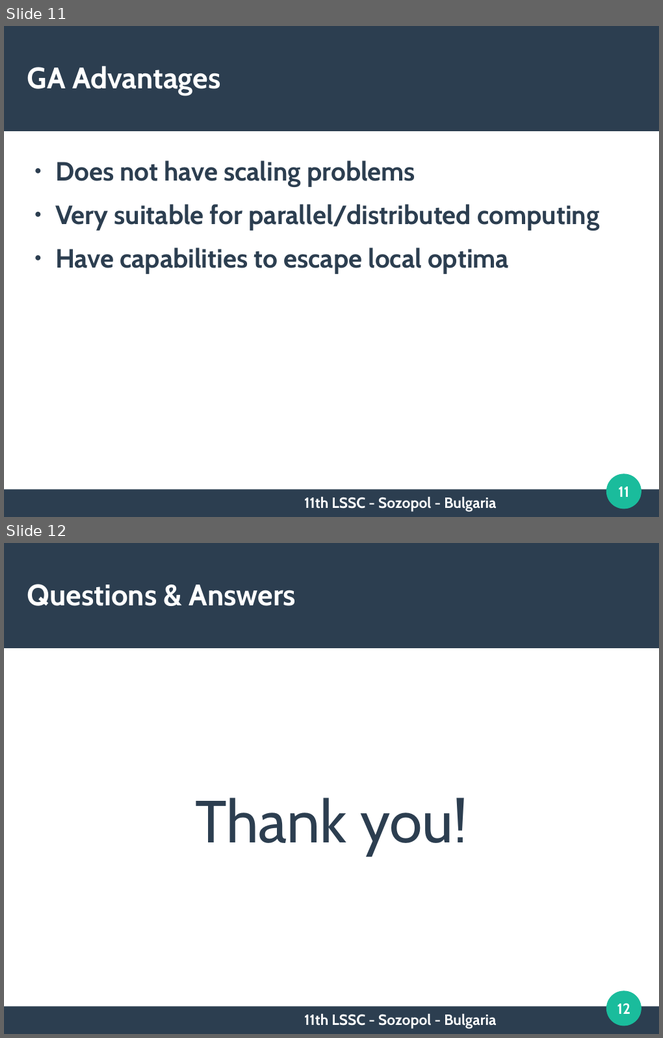
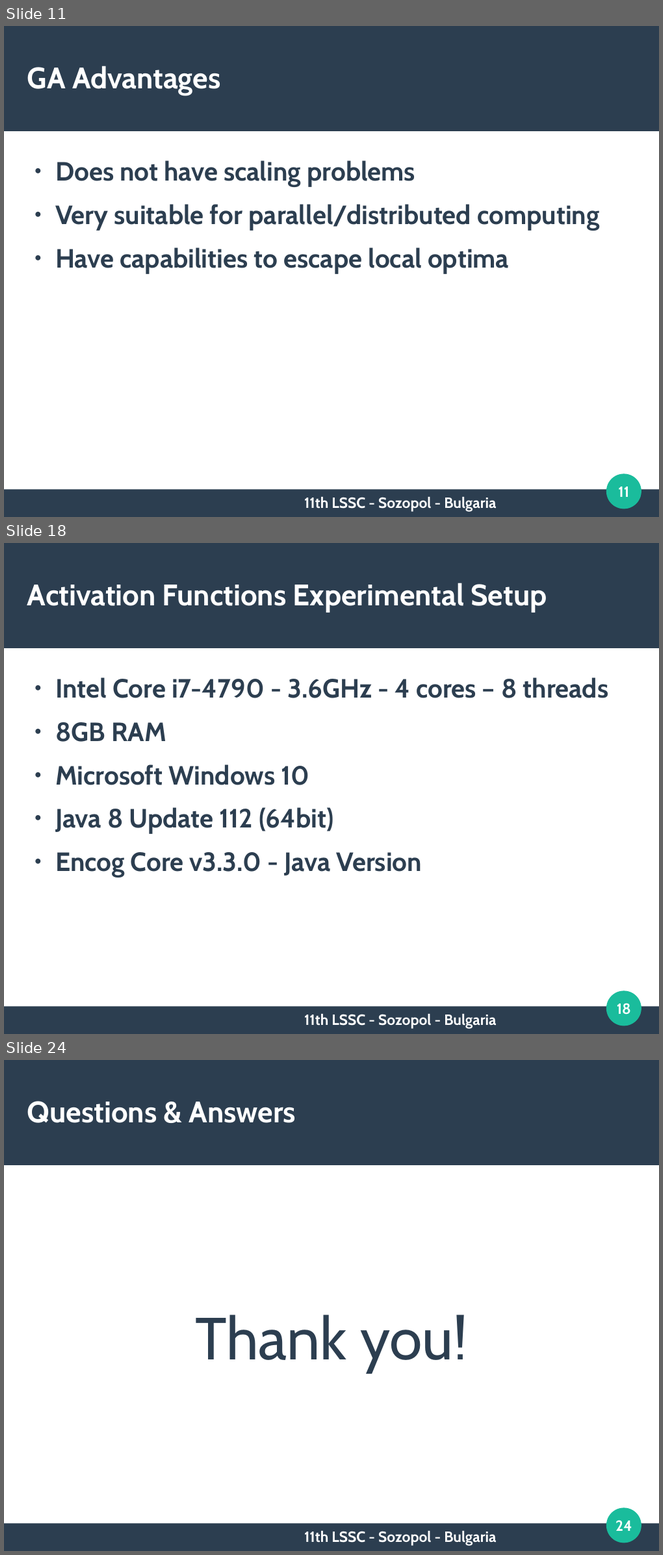
Before and after one commit to TodorBalabanov/Large-Scale-Scientific-Computations-2017, a slide deck: HybridApproachBasedOnCombinationOfBackpropagationAndEvolutionaryAlgorithmsForArtificialNeuralNetworksTrainingByUsingMobileDevicesInDistributedComputingEnvironment.odp. Shown one above the other, each under a label of ours: slides 11 and 12 before the commit, slides 11, 18 and 24 after it; the slides between them are not shown. The pictures are 663x1038 and 663x1555 pixels, drawn with LibreOffice and Linux fonts; fonts in the diff are those of the drawing; background and template pictures are left out. Boxes give left, top, right and bottom in pixels: in the first picture for what was removed or moved away, otherwise in the second. Text is boxed around its words. In the diff, an @@ line names an element or a change of style, - is before the commit and + after.

```diff
--- a/HybridApproachBasedOnCombinationOfBackpropagationAndEvolutionaryAlgorithmsForArtificialNeuralNetworksTrainingByUsingMobileDevicesInDistributedComputingEnvironment.odp
+++ b/HybridApproachBasedOnCombinationOfBackpropagationAndEvolutionaryAlgorithmsForArtificialNeuralNetworksTrainingByUsingMobileDevicesInDistributedComputingEnvironment.odp
@@ slide 18 added at (4,543,659,1034), background #FFFFFF; not listed: 3 template elements that a slide beside it also shows @@
@@ title added at (27,583,547,613), 36 pt, text #FFFFFF, bold @@
+Activation Functions Experimental Setup
@@ text added at (55,678,608,877), 32 pt, text #2C3E50, bold @@
+● Intel Core i7-4790 - 3.6GHz - 4 cores – 8 threads
+● 8GB RAM
+● Microsoft Windows 10
+● Java 8 Update 112 (64bit)
+● Encog Core v3.3.0 - Java Version
@@ page number added at (617,1003,631,1015), 18 pt, text #FFFFFF, bold @@
+18
@@ text added at (304,1014,496,1029), 18 pt, text #FFFFFF, bold @@
+11th LSSC - Sozopol - Bulgaria
@@ what was slide 12 is now slide 24 @@
@@ page number at (616,1520,632,1531): text changed @@
-12
+24
```
Also in this commit, not shown: 1 slide changed, 11 other slides added.
